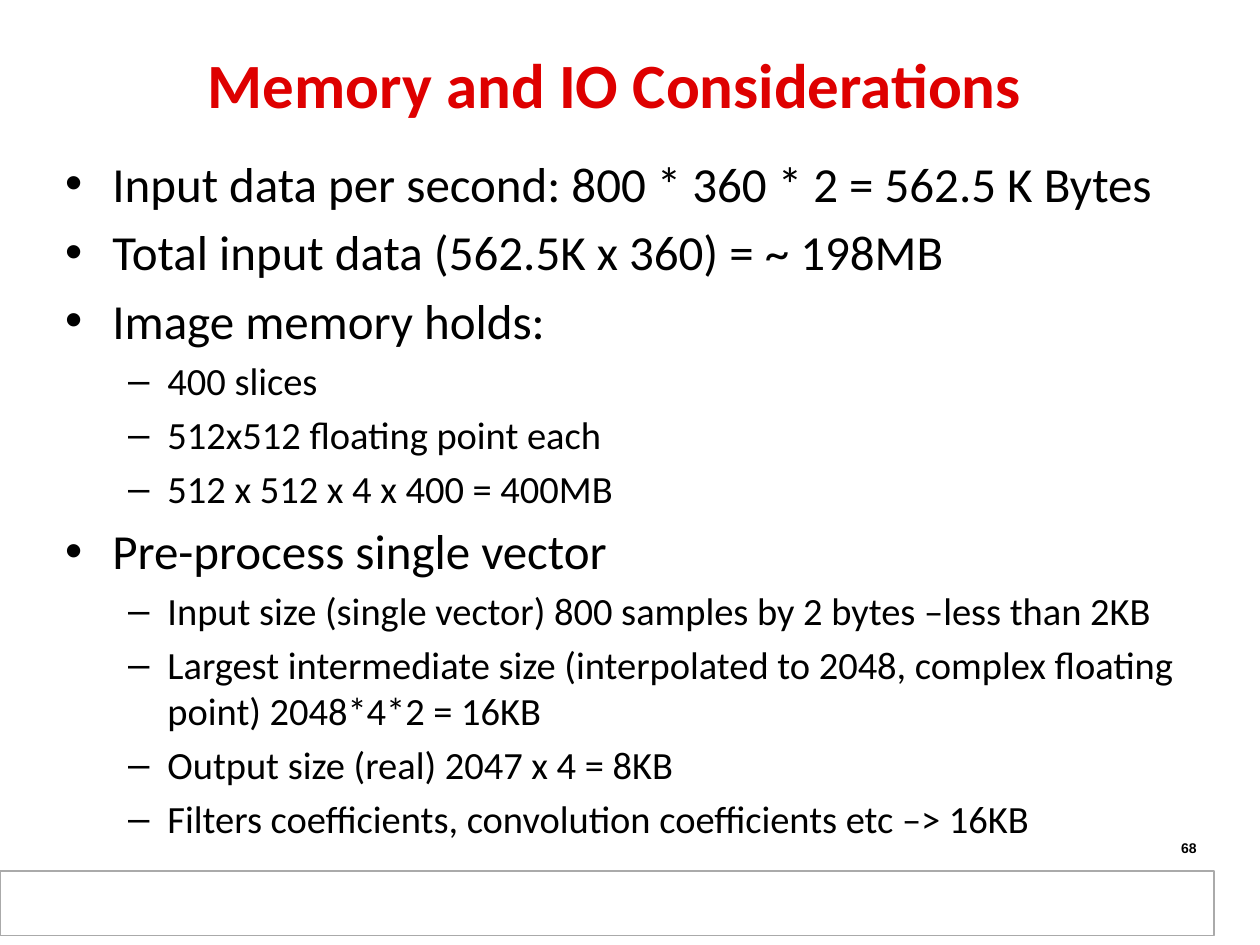
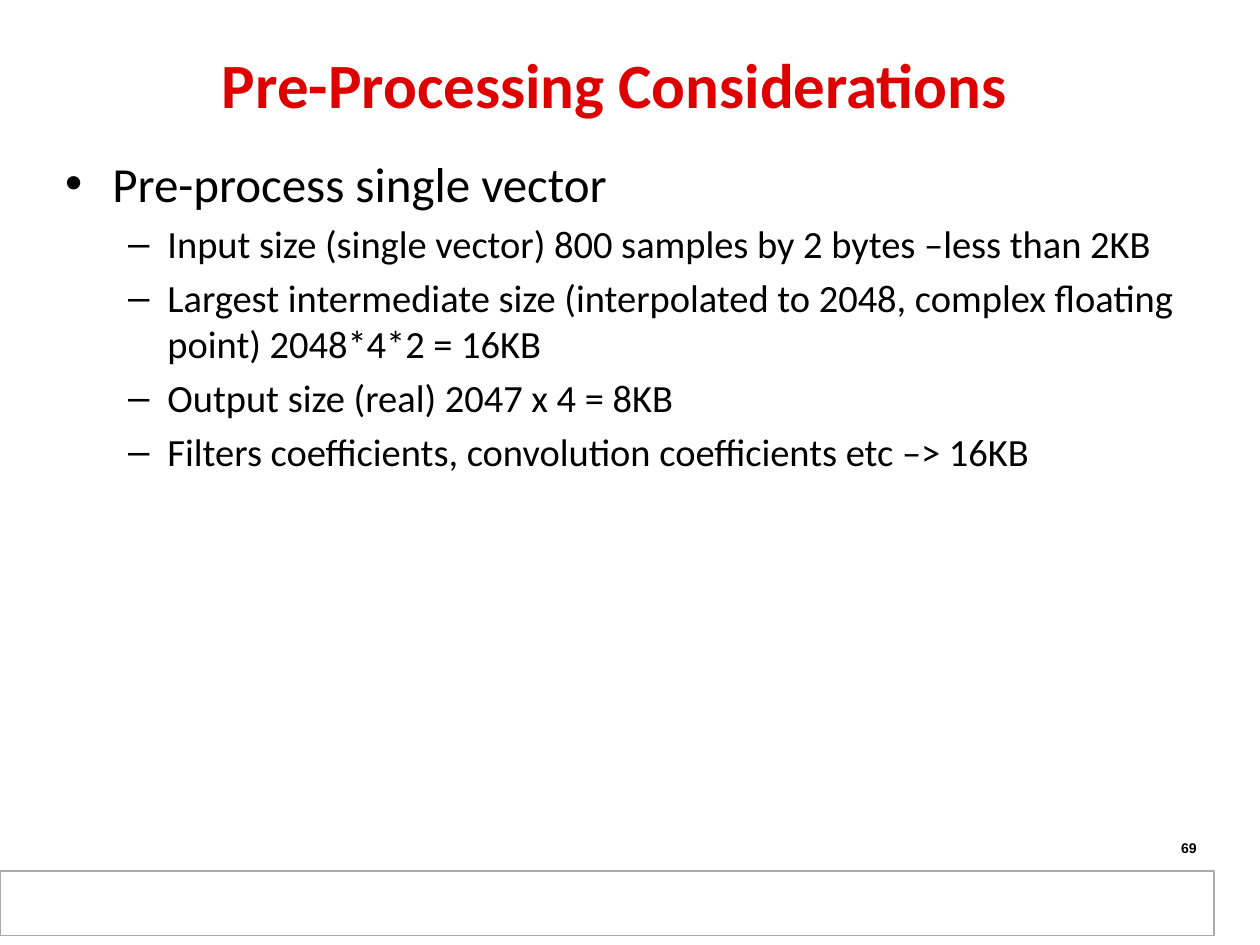
Before and after one commit to hari1989/keystone-workshop, a slide deck: slide 69 of slides/KeyStone Multicore Design.pptx (slide 68 before the commit). Drawn at 1260x945 pixels with LibreOffice and Linux fonts; fonts in the diff are those of the drawing; background and template pictures are left out. Boxes give left, top, right and bottom in pixels: in the first picture for what was removed or moved away, otherwise in the second. Text is boxed around its words. In the diff, an @@ line names an element or a change of style, - is before the commit and + after.

```diff
--- a/slides/KeyStone Multicore Design.pptx
+++ b/slides/KeyStone Multicore Design.pptx
@@ title at bbox=[222, 63, 1007, 119]: text changed @@
-Memory and IO Considerations
+Pre-Processing Considerations
@@ text at bbox=[112, 168, 1152, 504]: paragraphs removed @@
-• Input data per second: 800 * 360 * 2 = 562.5 K Bytes
-• Total input data (562.5K x 360) = ~ 198MB
-• Image memory holds:
-  – 400 slices
-  – 512x512 floating point each
-  – 512 x 512 x 4 x 400 = 400MB
```
Also in this commit, not shown: 10 other slides changed, 5 slides added, 1 slide removed.
